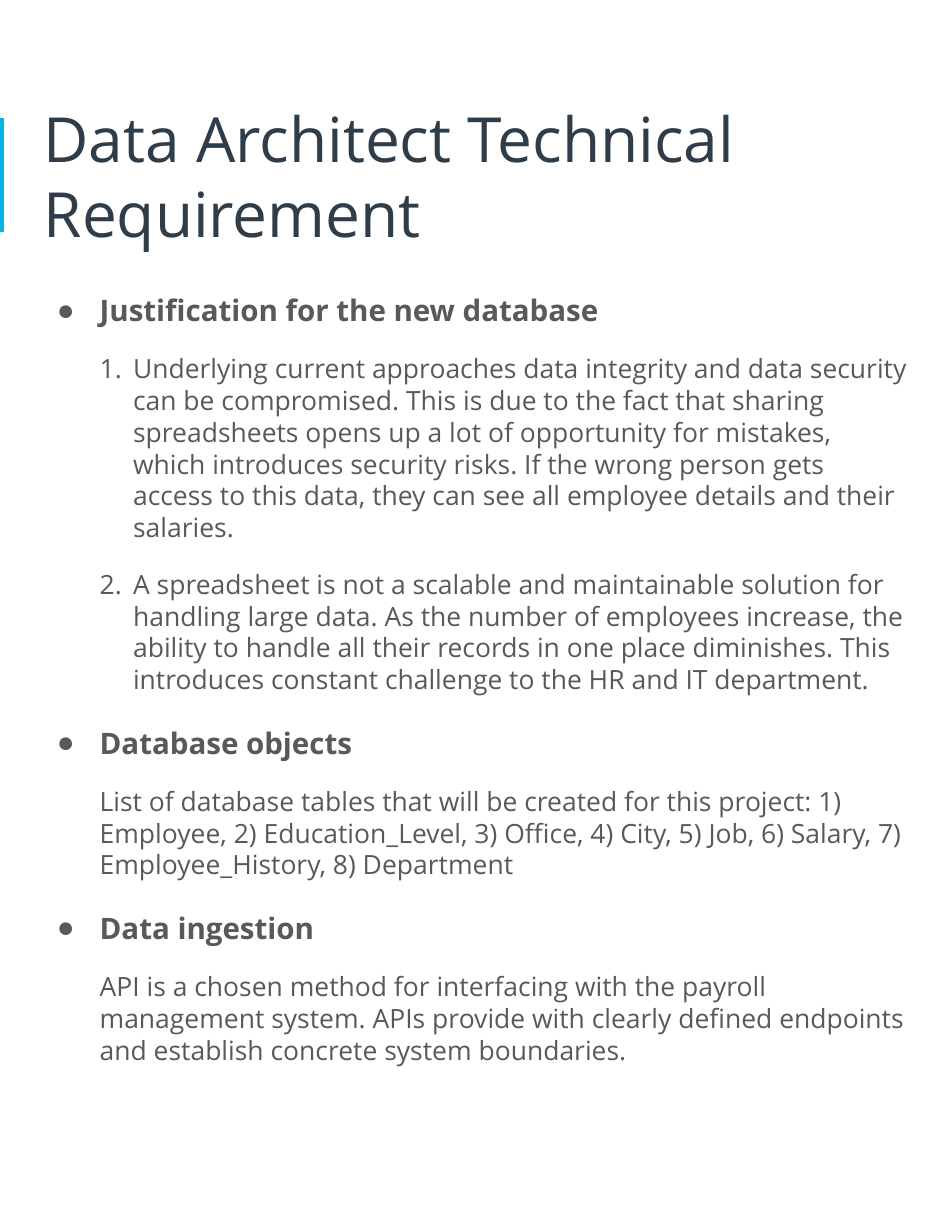
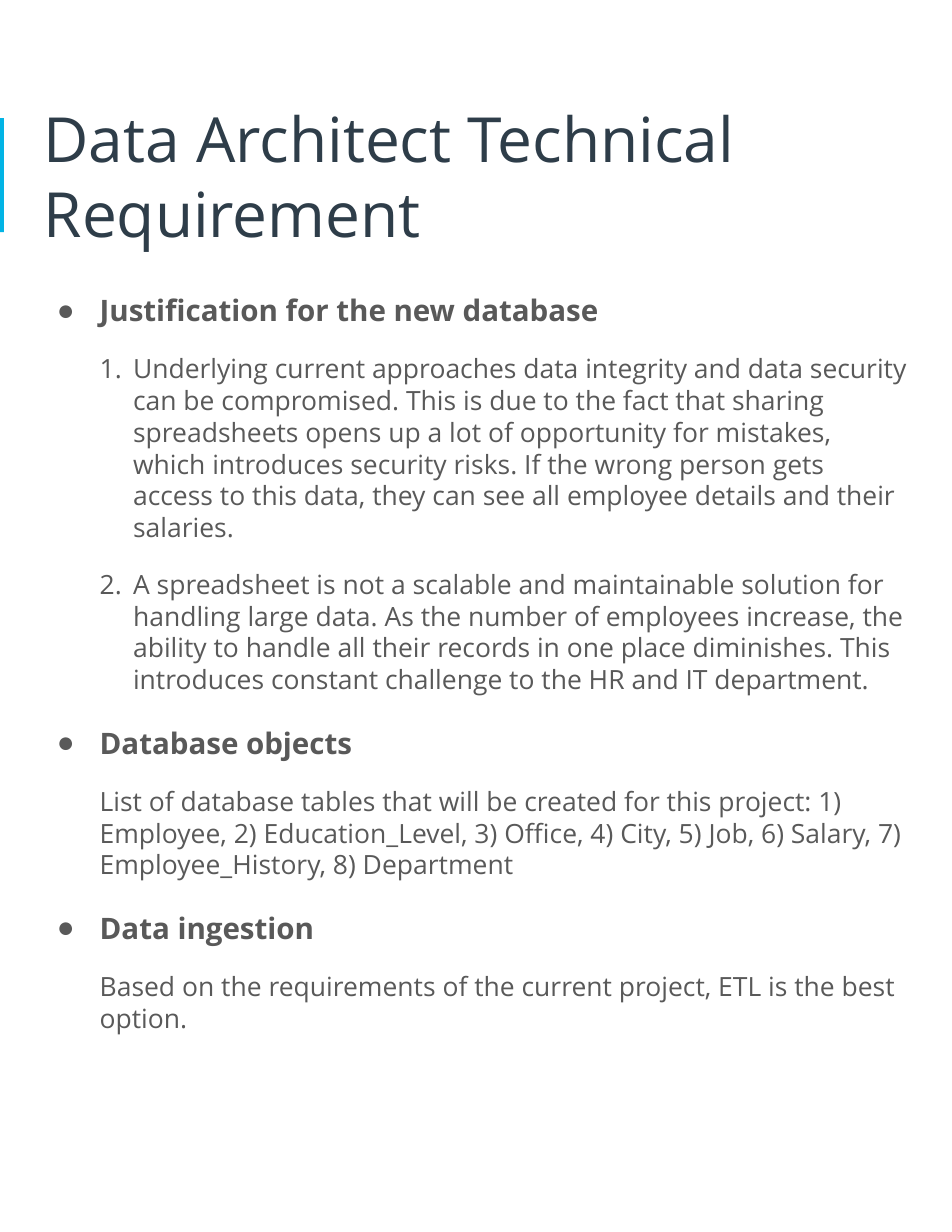
Before and after one commit to Polyhistor/HR-Database-Design, a slide deck: slide 7 of starter-template (1).pptx. Drawn at 952x1232 pixels with LibreOffice and Linux fonts; fonts in the diff are those of the drawing. Boxes give left, top, right and bottom in pixels: in the first picture for what was removed or moved away, otherwise in the second. Text is boxed around its words. In the diff, an @@ line names an element or a change of style, - is before the commit and + after.

```diff
--- a/starter-template (1).pptx
+++ b/starter-template (1).pptx
@@ text at box(100, 976, 895, 1035): text changed @@
-API is a chosen method for interfacing with the payroll management system. APIs provide with clearly defined endpoints and establish concrete system boundaries.
+Based on the requirements of the current project, ETL is the best option.
```
Also in this commit, not shown: 2 other files.
